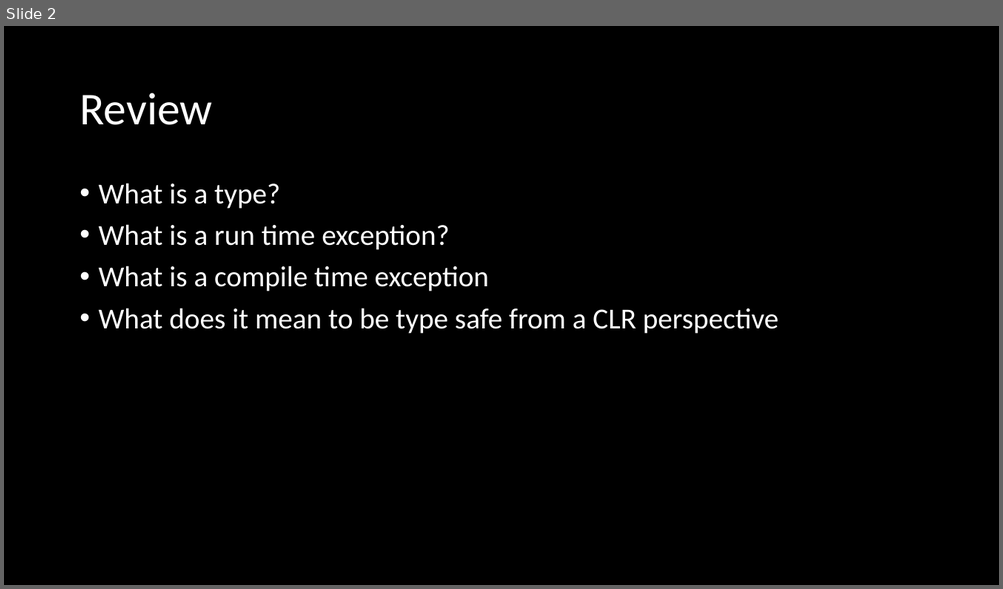
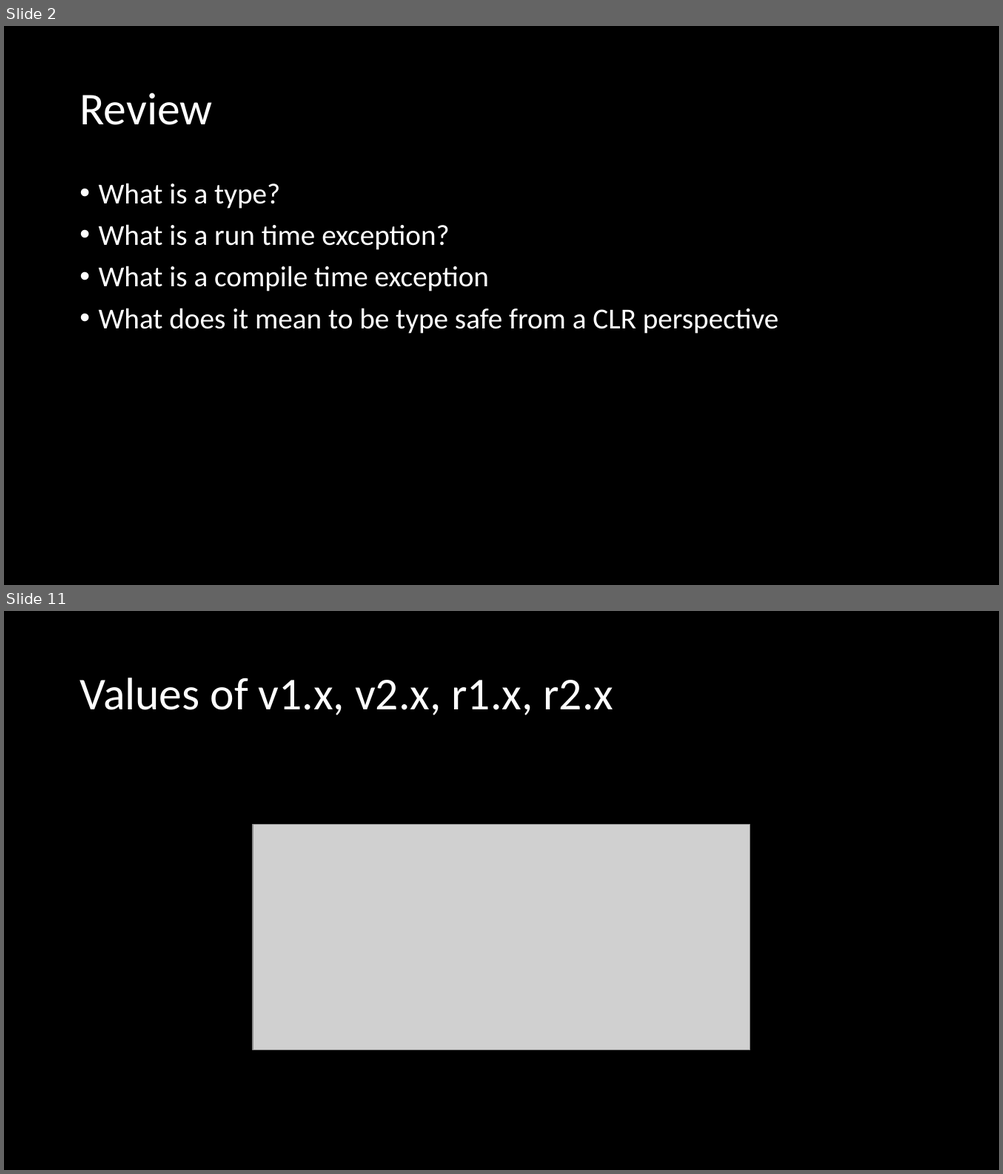
Before and after one commit to microsoft/Flash_University, a slide deck: CLR_via_CSharp/Week3/CLR_Via_CSharp_chapter5.pptx. Shown one above the other, each under a label of ours: slide 2 before the commit, slides 2 and 11 after it; the slides between them are not shown. The pictures are 1003x589 and 1003x1174 pixels, drawn with LibreOffice and Linux fonts; fonts in the diff are those of the drawing; grey boxes stand for pictures. Boxes give left, top, right and bottom in pixels: in the first picture for what was removed or moved away, otherwise in the second. Text is boxed around its words. In the diff, an @@ line names an element or a change of style, - is before the commit and + after.

Commit message:
adding some slides, removing value vs ref types

```diff
--- a/CLR_via_CSharp/Week3/CLR_Via_CSharp_chapter5.pptx
+++ b/CLR_via_CSharp/Week3/CLR_Via_CSharp_chapter5.pptx
@@ slide 11 added at bbox=[4, 611, 999, 1170], background #000000 @@
@@ title added at bbox=[79, 678, 614, 715], 44 pt, text #FFFFFF @@
+Values of v1.x, v2.x, r1.x, r2.x
@@ picture added at bbox=[253, 825, 750, 1051] @@
```
Also in this commit, not shown: 3 slides changed, 6 other slides added, 1 slide removed, 3 other files.
